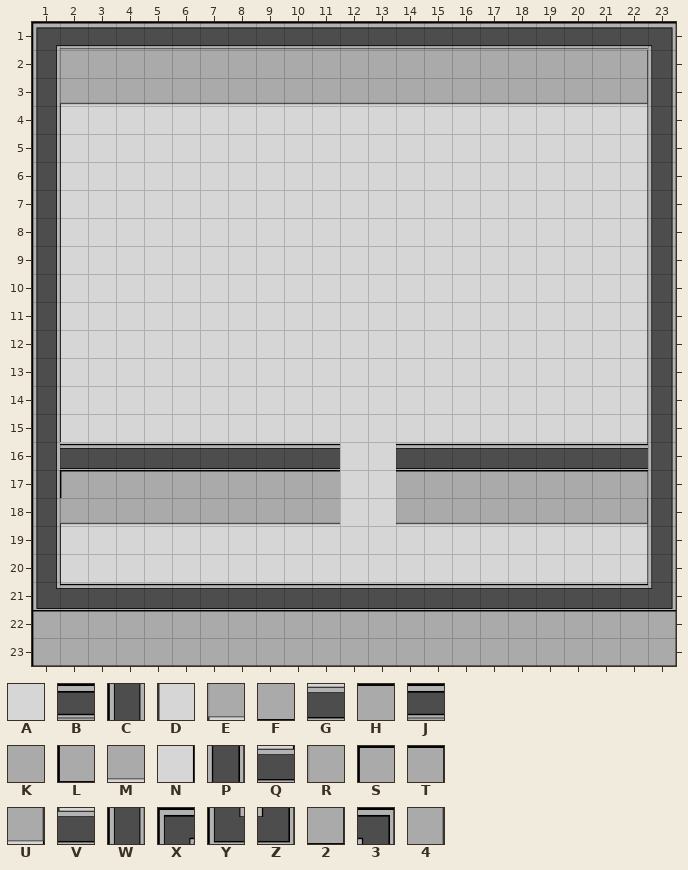
Tiled map: android/assets/mapTraining.tmx. The first picture shows the starting point.
Cells are 50x50 px. Shown: x 1..23, y 1..23.
Key: from "map_second_pack": A 0, B 1, C 2, D 3, E 4, F 5, G 6, H 7, J 8, K 10, L 11, M 12, N 13, P 14, Q 15, R 16, S 17, T 18, U 19, V 20, W 21, X 23, Y 24, Z 25, 2 26, 3 27, 4 28.
_ is an empty cell, # one hidden under a higher layer.
Layers that did not change in this view are not listed.
Layer "map" before, first column x 1:
 1 XJJJJJJJJJBJJJJJJJJJJJ3
 2 WRKKKKKKKKKKKKKKKKKKK4P
 3 WEMMMMMMMMMMMMMMMMMMMUP
 4 WDAAAAAAA______AAAAAA_P
 5 WDAAAAAAA______AAAAAANP
 6 WDAAAAAAA______AAAAAANP
 7 WDAAAAAAA______AAAAAANP
 8 WDAAAAAAAAAAAAAAAAAAANP
 9 WDAAAAAAAAAAAAAAAAAAANP
10 WDAAAAAAAAAAAAAAAAAAANP
11 WDAAAAAAAAAAAAAAAAAAANP
12 WDAAAAAAAAAAAAAAAAAAANP
13 WDAAAAAAAAAAAAAAAAAAANP
14 WDAAAAAAAAAAAAAAAAAAANP
15 WDAAAAAAAAAAAAAAAAAAANP
16 CGGGGGGGGGGAAGGGGGGGGQP
17 WSHHHHHHHHHAAHHHHHHHHTP
18 WEMMMMMMMMMAAMMMMMMMMUP
19 WDAAAAAAAAAAAAAAAAAAANP
20 WDAAAAAAAAAAAAAAAAAAANP
21 YVGGGGGGGGGGGGGGGGGGGQZ
22 SHHHHHHHHHHHHHHHHHHHHHT
23 LFFFFFFFFFFFFFFFFFFFFF2
The result:
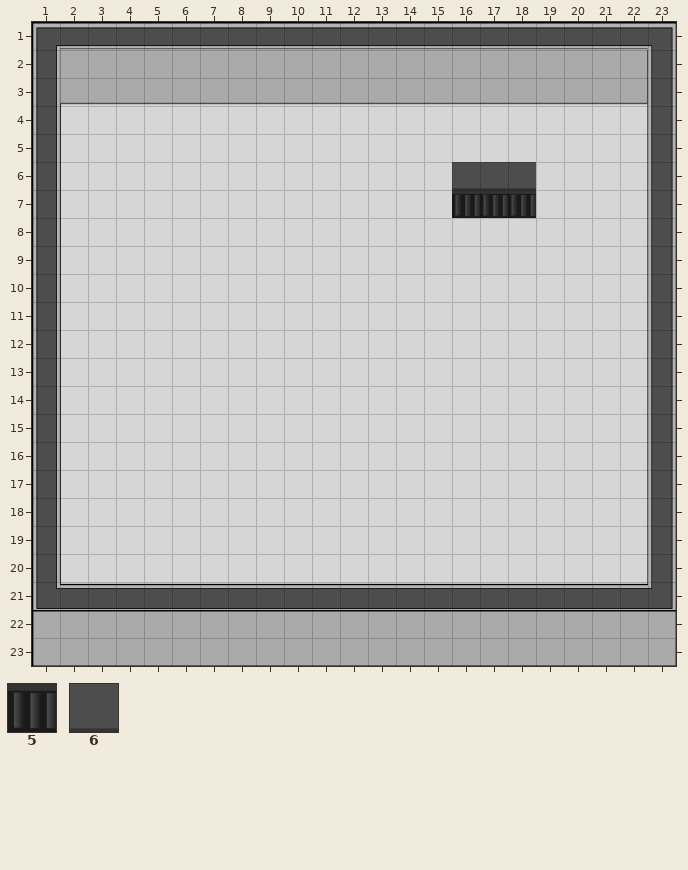
Further tiles: from "item_on_map": 5 18, 6 31.
Tiles of an added or newly shown layer are drawn over the layers below it.
The exact change:
Layer "map":
y 16: x 1..11 CGGGGGGGGGG -> WD##A##A##A; x 14..22 GGGGGGGGQ -> AAAAAAAAN
y 17: x 2..11 SHHHHHHHHH -> D##A##A##A; x 14..22 HHHHHHHHT -> AAA#AAAAN
y 18: x 2..11 EMMMMMMMMM -> D##A##A##A; x 14..22 MMMMMMMMU -> ######A#N
Layer "item" (added):
y 6: x 16..18 ___ -> 666
y 7: x 16..18 ___ -> 555
y 16: x 3..4 __ -> AA; x 6..7 __ -> AA; x 9..10 __ -> AA
y 17: x 3..4 __ -> AA; x 6..7 __ -> AA; x 9..10 __ -> AA; x 17 _ -> A
y 18: x 3..4 __ -> AA; x 6..7 __ -> AA; x 9..10 __ -> AA; x 14..19 ______ -> AAAAAA; x 21 _ -> A
Where, in picture pixels (left, top, right, bottom), the same in both pictures:
added: (452, 162, 536, 218)
changed: (59, 442, 340, 525)
changed: (396, 443, 648, 525)
